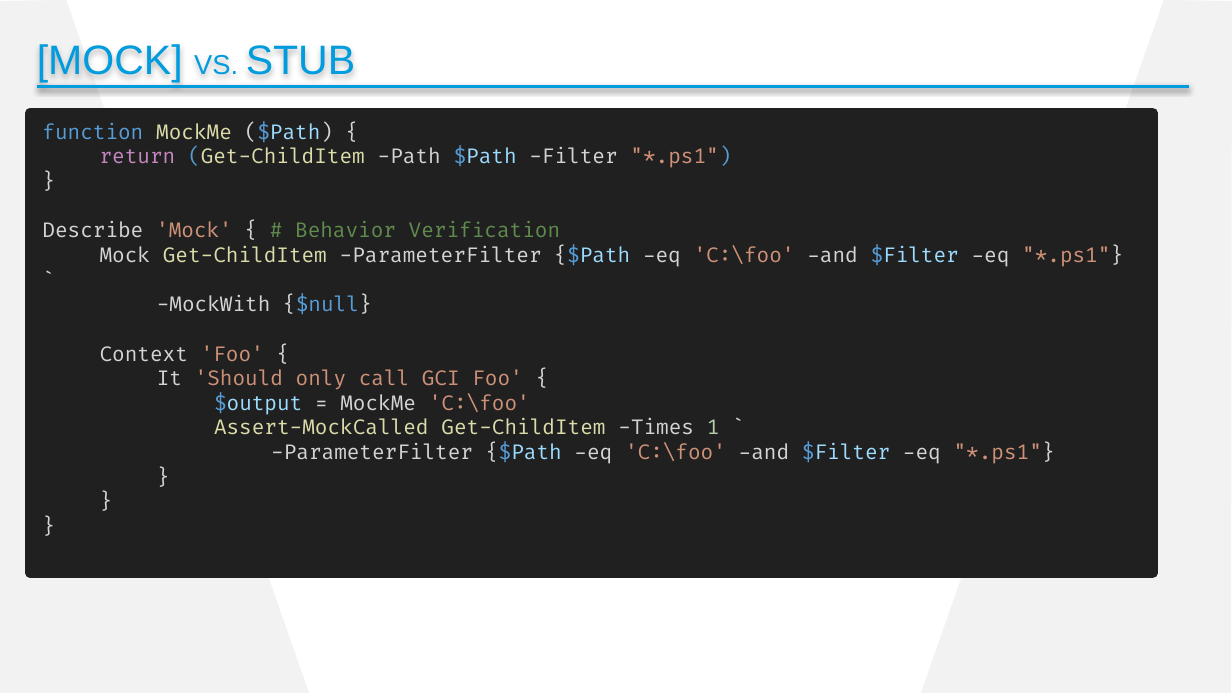
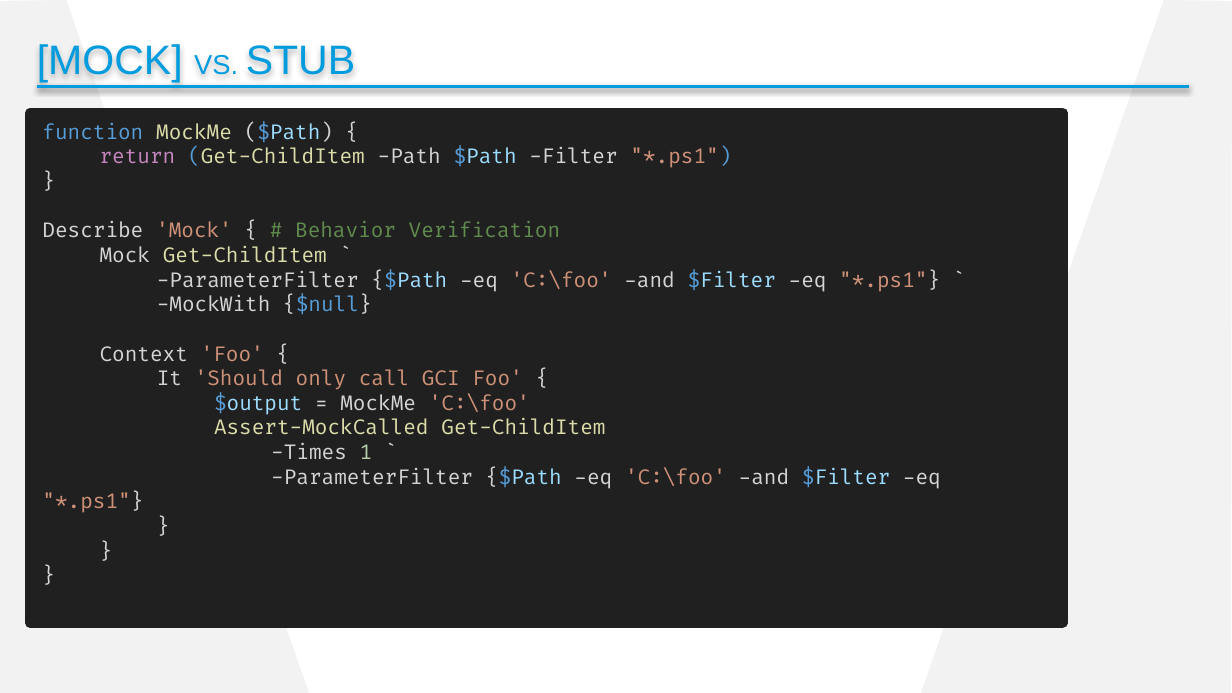
Before and after one commit to cdhunt/pssummit2017-mocking, a slide deck: slide 8 of Summit2017_Mocking.pptx. Drawn at 1232x693 pixels with LibreOffice and Linux fonts; fonts in the diff are those of the drawing; background and template pictures are left out. Boxes give left, top, right and bottom in pixels: in the first picture for what was removed or moved away, otherwise in the second. Text is boxed around its words. In the diff, an @@ line names an element or a change of style, - is before the commit and + after.

```diff
--- a/Summit2017_Mocking.pptx
+++ b/Summit2017_Mocking.pptx
@@ rectangle "function MockMe ($Path) {": place and size @@
-rectangle "function MockMe ($Path) {" at (31, 113, 1153, 574)
+rectangle "function MockMe ($Path) {" at (31, 113, 1063, 623)
@@ text in rectangle at (100, 246, 940, 292): text changed @@
-Mock Get-ChildItem -ParameterFilter {$Path -eq 'C:\foo' -and $Filter -eq "*.ps1"} `
+Mock Get-ChildItem `
+-ParameterFilter {$Path -eq 'C:\foo' -and $Filter -eq "*.ps1"} `
@@ text in rectangle at (214, 418, 605, 459): text changed @@
-Assert-MockCalled Get-ChildItem -Times 1 `
+Assert-MockCalled Get-ChildItem
+-Times 1 `
```
Also in this commit, not shown: 2 other slides changed, 1 other file.
